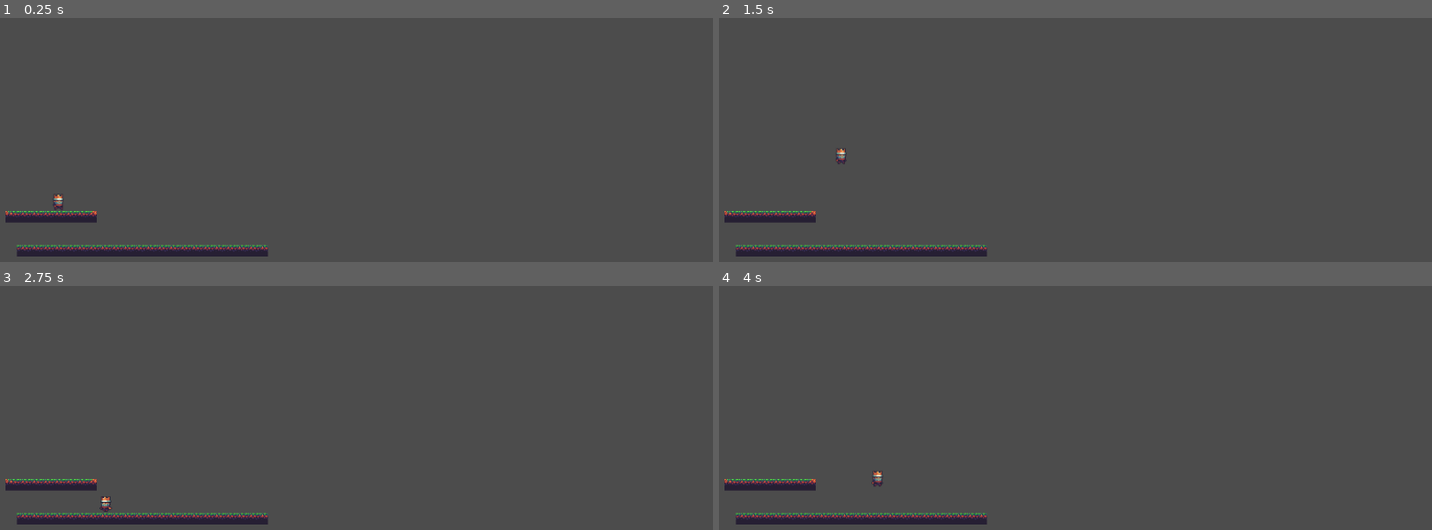
Above: before the commit, frames 1-4 (two rows, left to right).
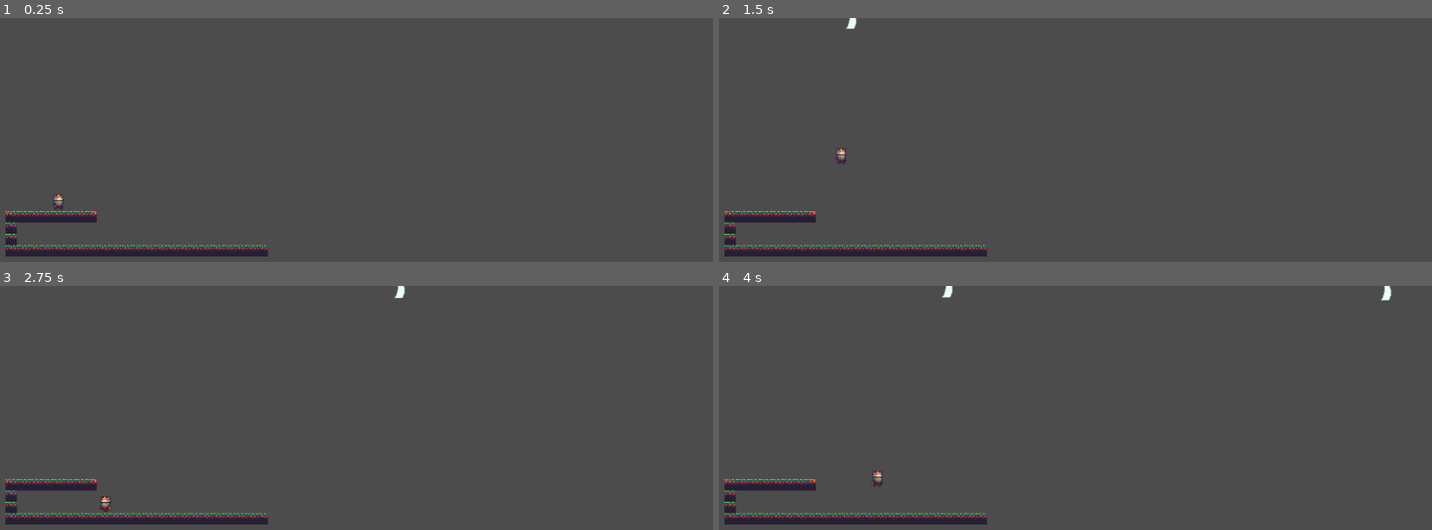
Above: after the commit, the same moments.

Repository: danielxf007/PlatformerProject
Game: Godot game, scene res://Main.tscn
Same seed, same stepped clock (60 frames per second), same inputs: the game is played once before the commit and once after it.
Inputs:
- Up to frame 1 (0.25 s): no input
- Up to frame 2 (1.5 s): tap Enter at 0.5 s; hold Q (strike, bound only after the commit) 0.53-1.28 s; hold Right (right) from 0.53 s (still down); tap Up (jump) at 0.77 s; tap W (weave, bound only after the commit) at 0.8, 1.35 s
- Up to frame 3 (2.75 s): tap Up (jump) at 1.52 s; tap Q (strike, bound only after the commit) at 1.55 s; release Right (right) at 2.03 s; hold Left (left) from 2.03 s (still down); hold Q (strike, bound only after the commit) from 2.03 s (still down); tap W (weave, bound only after the commit) at 2.3 s
- Up to frame 4 (4 s): release Left (left) at 2.78 s; release Q (strike, bound only after the commit) at 2.78 s; hold Right (right) from 2.78 s (still down); tap W (weave, bound only after the commit) at 2.85, 3.8 s; tap Up (jump) at 3.02, 3.77 s; tap Q (strike, bound only after the commit) at 3.05 s; hold Q (strike, bound only after the commit) from 3.53 s (still down)

The runs differ from the first frame. In frame 1, 0.2% of the frame differs, in the area x 0-3%, y 83-98%; in frame 2, 0.3%; in frame 3, 0.3%; in frame 4, 0.3%, in the area x 0-95%, y 0-98%.
Error after the commit: Invalid get index 'strike' (on base: 'Dictionary'). (res://attacks/state_machine/attacks_state_machine.gd:38)

Commit message:
fourth change

Diff:
--- a/attacks/Attacks.tscn
+++ b/attacks/Attacks.tscn
@@ -1,34 +1,22 @@
-[gd_scene load_steps=4 format=2]
+[gd_scene load_steps=3 format=2]
 
 [ext_resource path="res://attacks/state_machine/attacks_state_machine.gd" type="Script" id=1]
-[ext_resource path="res://attacks/states/strike.gd" type="Script" id=2]
-[ext_resource path="res://attacks/states/wave.gd" type="Script" id=3]
+[ext_resource path="res://attacks/states/wave.gd" type="Script" id=2]
 
 [node name="Attacks" type="Node2D" index="0"]
 
 [node name="StateMachine" type="Node" parent="." index="0"]
 
 script = ExtResource( 1 )
-initial_state = NodePath("Strike")
+initial_state = NodePath("Weave")
 
-[node name="Strike" type="Node" parent="StateMachine" index="0"]
+[node name="Weave" type="Node" parent="StateMachine" index="0"]
 
 script = ExtResource( 2 )
 
-[node name="CoolDownTimer" type="Timer" parent="StateMachine/Strike" index="0"]
+[node name="CoolDownTimer" type="Timer" parent="StateMachine/Weave" index="0"]
 
 process_mode = 1
 wait_time = 2.0
 one_shot = true
 autostart = false
-
-[node name="Weave" type="Node" parent="StateMachine" index="1"]
-
-script = ExtResource( 3 )
-
-[node name="CoolDownTimer" type="Timer" parent="StateMachine/Weave" index="0"]
-
-process_mode = 1
-wait_time = 3.0
-one_shot = true
-autostart = false
--- a/attacks/state_machine/attacks_state_machine.gd
+++ b/attacks/state_machine/attacks_state_machine.gd
@@ -2,7 +2,6 @@
 
 func _ready():
 	states_map = {
-		"strike" : $Strike,
 		"weave" : $Weave
 	}
 
--- a/attacks/state_machine/state_machine.gd
+++ b/attacks/state_machine/state_machine.gd
@@ -26,7 +26,8 @@
 	if not _active:
 		states_stack = []
 		current_state = null
-
+func _input(event):
+	current_state.handle_input(event)
 func _change_state(state_name):
 	if not _active:
 		return
--- a/attacks/states/state.gd
+++ b/attacks/states/state.gd
@@ -10,6 +10,9 @@
 func update(state_name):
 	return
 
+func handle_input(event):
+	return
+
 func handle_animation(ani_name):
 	return
 
--- a/attacks/states/strike.gd
+++ b/attacks/states/strike.gd
@@ -1,14 +1,16 @@
 extends "res://attacks/states/state.gd"
 var strike = preload("res://attacks/strike/strike_scene/Strike.tscn")
-onready var attacks_owner = owner.get_parent()
 func enter():
-	return
+	set_owner(get_parent().get_parent().get_parent())
 
 func exit():
 	return
 
 func update(state_name):
 	emit_signal("finished", state_name)
+
+func handle_input(event):
+	return
 
 func handle_animation(ani_name):
 	return
@@ -22,5 +24,4 @@
 	$CoolDownTimer.start()
 	var new_strike = strike.instance()
 	var strike_zone = new_strike.get_node("StrikeArea")
-	strike_zone.add_collision_exception_with(attacks_owner)
 	owner.add_child(new_strike)
--- a/attacks/states/wave.gd
+++ b/attacks/states/wave.gd
@@ -3,7 +3,7 @@
 var wave = preload("res://attacks/wave/wave_scene/Wave.tscn")
 
 func enter():
-	return
+		set_owner(get_parent().get_parent().get_parent())
 
 func exit():
 	return
@@ -14,6 +14,10 @@
 func handle_animation(ani_name):
 	return
 
+func handle_input(event):
+	if event.is_action_pressed("weave"):
+		make_attack(owner.look_direction)
+
 func _on_animation_finished(anim_name):
 	return
 
@@ -22,6 +26,7 @@
 		return
 	$CoolDownTimer.start()
 	var new_wave = wave.instance()
-	new_wave.add_collision_exception_with(owner.get_parent())
+	new_wave.set_look_direction(direction)
+	new_wave.add_collision_exception_with(owner)
 	new_wave.direction = direction
-	owner.add_child(new_bullet)
+	owner.add_child(new_wave)
--- a/attacks/strike/strike_scene/Strike.tscn
+++ b/attacks/strike/strike_scene/Strike.tscn
@@ -22,9 +22,8 @@
 "values": [ false ]
 }
 
-[sub_resource type="Animation" id=1]
+[sub_resource type="Animation" id=2]
 
-resource_name = "strike"
 length = 0.75
 loop = false
 step = 0.25
@@ -53,12 +52,12 @@
 "values": [ true ]
 }
 
-[sub_resource type="RectangleShape2D" id=2]
+[sub_resource type="RectangleShape2D" id=3]
 
 custom_solver_bias = 0.0
 extents = Vector2( 10, 16.9505 )
 
-[node name="Strike" type="Node2D" index="0"]
+[node name="Strike" type="Node2D"]
 
 script = ExtResource( 1 )
 __meta__ = {
@@ -78,8 +77,8 @@
 playback_process_mode = 1
 playback_default_blend_time = 0.0
 playback_speed = 1.0
-anims/normal = SubResource( 3 )
-anims/strike = SubResource( 1 )
+anims/normal = SubResource( 1 )
+anims/strike = SubResource( 2 )
 blend_times = [  ]
 
 [node name="StrikeArea" type="Area2D" parent="." index="2"]
--- a/attacks/strike/strike_script/strike.gd
+++ b/attacks/strike/strike_script/strike.gd
@@ -13,7 +13,7 @@
 
 
 func _on_ActiveTime_timeout():
-	set_process_input(not value)
-	set_physics_process(not value)
+	set_process_input(false)
+	set_physics_process(false)
 	$StrikeArea.queue_free()
 	queue_free()
--- a/attacks/wave/wave_scene/Wave.tscn
+++ b/attacks/wave/wave_scene/Wave.tscn
@@ -3,11 +3,11 @@
 [ext_resource path="res://attacks/wave/wave_script/wave.gd" type="Script" id=1]
 [ext_resource path="res://art/swoosh.png" type="Texture" id=2]
 
-[node name="Wave" type="KinematicBody2D" index="0"]
+[node name="Wave" type="KinematicBody2D"]
 
 input_pickable = false
 collision_layer = 16
-collision_mask = 5
+collision_mask = 7
 collision/safe_margin = 0.08
 script = ExtResource( 1 )
 _sections_unfolded = [ "Collision" ]
--- a/attacks/wave/wave_script/wave.gd
+++ b/attacks/wave/wave_script/wave.gd
@@ -4,6 +4,7 @@
 const HORIZONTAL_SPEED = 300.0
 const PUSH_FORCE = 500.0
 var direction
+var look_direction = Vector2(1, 0) setget set_look_direction
 var velocity = Vector2()
 
 func _ready():
@@ -26,3 +27,6 @@
 	var out_x_bound = position.x > OS.get_screen_size().x or position.x < 0.0
 	var out_y_bound = position.y > OS.get_screen_size().y or position.y < 0.0
 	return out_x_bound or out_y_bound
+
+func set_look_direction(new_direction):
+	$Sprite.flip_h = new_direction.x < 0
--- a/player/body_movement/states/motion/on_ground/move.gd
+++ b/player/body_movement/states/motion/on_ground/move.gd
@@ -16,6 +16,12 @@
 	direction = null
 
 func handle_input(event):
+	if event.is_action_pressed("strike"):
+		var attacks = owner.get_node("Attacks")
+		var state_machine = attacks.get_node("StateMachine")
+		state_machine._change_state("strike")
+		var current_state = state_machine.current_state
+		current_state.make_attack()
 	return .handle_input(event)
 
 func update(delta):
--- a/player/player_scene/Player.tscn
+++ b/player/player_scene/Player.tscn
@@ -8,7 +8,7 @@
 [ext_resource path="res://player/body_movement/states/motion/in_air/jump.gd" type="Script" id=6]
 [ext_resource path="res://player/body_movement/states/motion/in_air/fall.gd" type="Script" id=7]
 [ext_resource path="res://player/body_movement/states/combat/stagger.gd" type="Script" id=8]
-[ext_resource path="res://player/body_movement/states/combat/attack.gd" type="Script" id=9]
+[ext_resource path="res://attacks/Attacks.tscn" type="PackedScene" id=9]
 
 [sub_resource type="RectangleShape2D" id=1]
 
@@ -117,7 +117,7 @@
 "values": [ 37, 38, 39, 40, 37, 38, 39, 40 ]
 }
 
-[node name="Player" type="KinematicBody2D" index="0"]
+[node name="Player" type="KinematicBody2D"]
 
 input_pickable = false
 collision_layer = 2
@@ -125,9 +125,6 @@
 collision/safe_margin = 0.08
 script = ExtResource( 1 )
 _sections_unfolded = [ "Collision" ]
-__meta__ = {
-"_edit_group_": true
-}
 
 [node name="Body" type="Sprite" parent="." index="0"]
 
@@ -160,7 +157,6 @@
 
 [node name="StateMachine" type="Node" parent="." index="3"]
 
-editor/display_folded = true
 script = ExtResource( 3 )
 initial_state = NodePath("Idle")
 
@@ -184,10 +180,11 @@
 
 script = ExtResource( 8 )
 
-[node name="Attack" type="Node" parent="StateMachine" index="5"]
-
-script = ExtResource( 9 )
-
 [node name="Health" type="Node" parent="." index="4"]
 
 [node name="Purse" type="Node" parent="." index="5"]
+
+[node name="Attacks" parent="." index="6" instance=ExtResource( 9 )]
+
+position = Vector2( 17.9909, 4.98834 )
+scale = Vector2( 0.284762, 0.287427 )
--- a/player/player_scripts/player_control.gd
+++ b/player/player_scripts/player_control.gd
@@ -3,6 +3,7 @@
 onready var health = $Health
 onready var stagger = $StateMachine/Stagger
 onready var move = $StateMachine/Move
+
 var look_direction = Vector2(1, 0) setget set_look_direction, get_look_direction
 
 func _ready():
--- a/project.godot
+++ b/project.godot
@@ -22,6 +22,10 @@
  ]
 jump=[ Object(InputEventKey,"resource_local_to_scene":false,"resource_name":"","device":0,"alt":false,"shift":false,"control":false,"meta":false,"command":false,"pressed":false,"scancode":16777232,"unicode":0,"echo":false,"script":null)
  ]
+strike=[ Object(InputEventKey,"resource_local_to_scene":false,"resource_name":"","device":0,"alt":false,"shift":false,"control":false,"meta":false,"command":false,"pressed":false,"scancode":81,"unicode":0,"echo":false,"script":null)
+ ]
+weave=[ Object(InputEventKey,"resource_local_to_scene":false,"resource_name":"","device":0,"alt":false,"shift":false,"control":false,"meta":false,"command":false,"pressed":false,"scancode":87,"unicode":0,"echo":false,"script":null)
+ ]
 
 [layer_names]
 
--- a/world/first_level/first_level_scene/FirstLevel.tscn
+++ b/world/first_level/first_level_scene/FirstLevel.tscn
@@ -3,7 +3,7 @@
 [ext_resource path="res://world/WorldName.tscn" type="PackedScene" id=1]
 [ext_resource path="res://world/first_level/tiles/first_level_tiles.tres" type="TileSet" id=2]
 
-[node name="FirstLevel" instance=ExtResource( 1 )]
+[node name="FirstLevel" index="0" instance=ExtResource( 1 )]
 
 [node name="TileMap" type="TileMap" parent="Environment" index="0"]
 
@@ -23,7 +23,7 @@
 collision_mask = 1
 occluder_light_mask = 1
 format = 1
-tile_data = PoolIntArray( 1114114, 1, 0, 1114115, 3, 0, 1114116, 3, 0, 1114117, 3, 0, 1114118, 3, 0, 1114119, 3, 0, 1114120, 3, 0, 1114121, 5, 0, 1310723, 3, 0, 1310724, 3, 0, 1310725, 3, …(289 unchanged characters)…
+tile_data = PoolIntArray( 1114114, 1, 0, 1114115, 3, 0, 1114116, 3, 0, 1114117, 3, 0, 1114118, 3, 0, 1114119, 3, 0, 1114120, 3, 0, 1114121, 5, 0, 1179650, 3, 0, 1245186, 3, 0, 1310722, 3, 0, 1310723, 3, 0, 1310724, 3, 0, 1310725, 3, …(289 unchanged characters)…
 _sections_unfolded = [ "Cell" ]
 __meta__ = {
 "_edit_lock_": true
Not shown: 2 places in attacks/strike/strike_scene/Strike.tscn that only renumber resources
